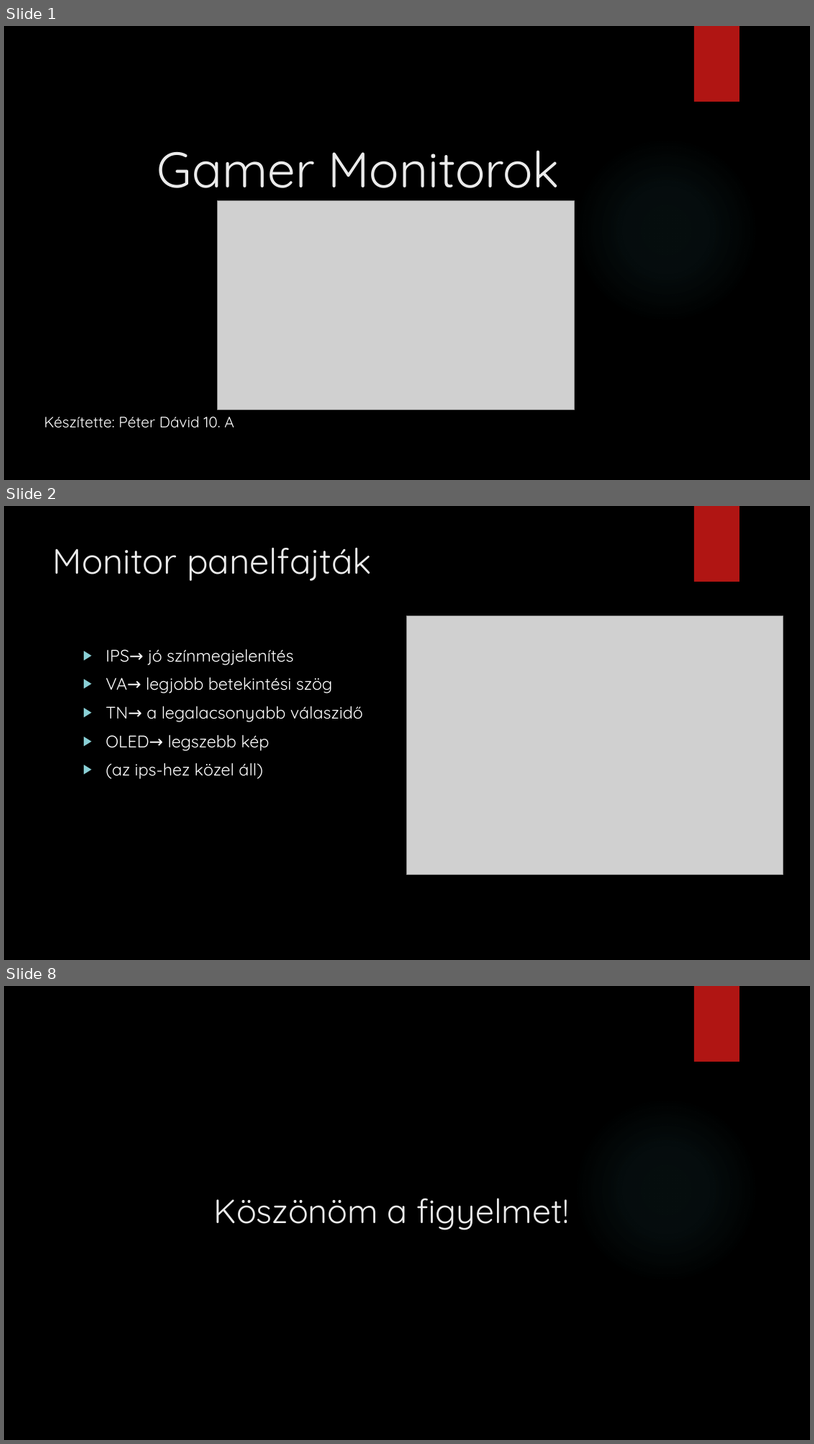
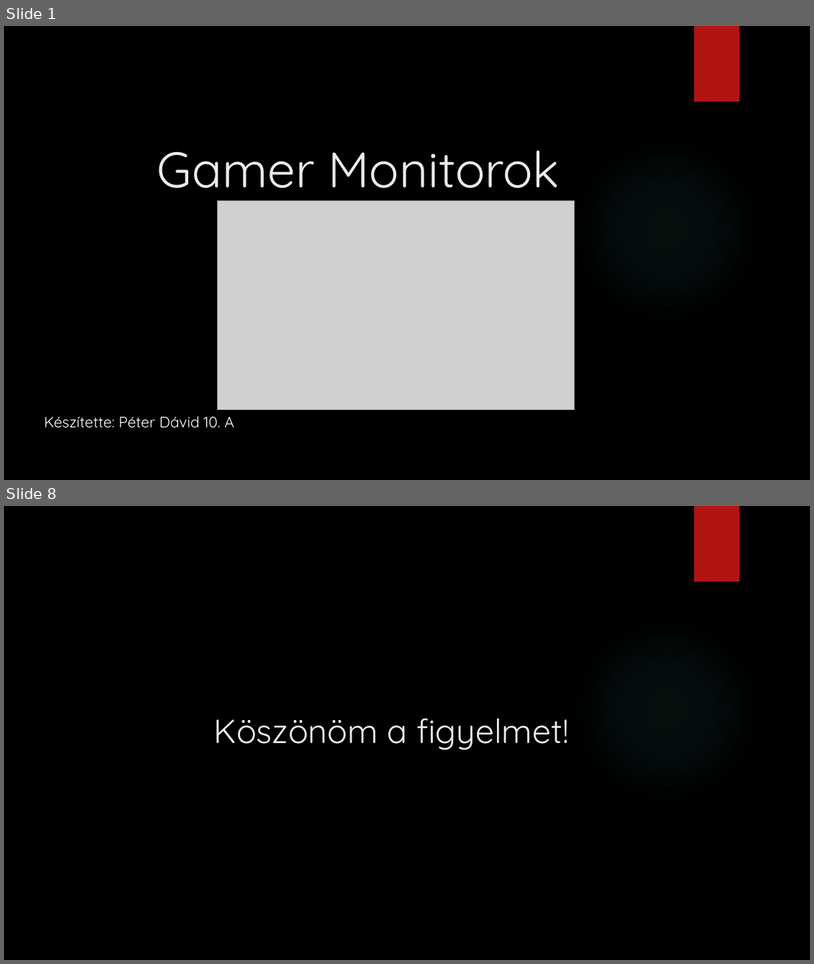
Before and after one commit to peterdaviid/pptkeszites2, a slide deck: Monitorok.pptx. Shown one above the other, each under a label of ours: slides 1, 2 and 8 before the commit, slides 1 and 8 after it; the slides between them are not shown. The pictures are 814x1444 and 814x964 pixels, drawn with LibreOffice and Linux fonts; fonts in the diff are those of the drawing; grey boxes stand for pictures; background and template pictures are left out. Boxes give left, top, right and bottom in pixels: in the first picture for what was removed or moved away, otherwise in the second. Text is boxed around its words. In the diff, an @@ line names an element or a change of style, - is before the commit and + after.

```diff
--- a/Monitorok.pptx
+++ b/Monitorok.pptx
@@ slide 2 removed at [4, 506, 810, 960], background picture (left out); not listed: 1 template element that a slide beside it also shows @@
@@ title removed at [53, 547, 372, 581] @@
-Monitor panelfajták
@@ picture removed at [407, 615, 783, 875] @@
@@ text removed at [106, 649, 363, 779] @@
-▶ IPS→ jó színmegjelenítés
-▶ VA→ legjobb betekintési szög
-▶ TN→ a legalacsonyabb válaszidő
-▶ OLED→ legszebb kép
-▶ (az ips-hez közel áll)
```
Also in this commit, not shown: 5 slides changed, 1 slide added.
